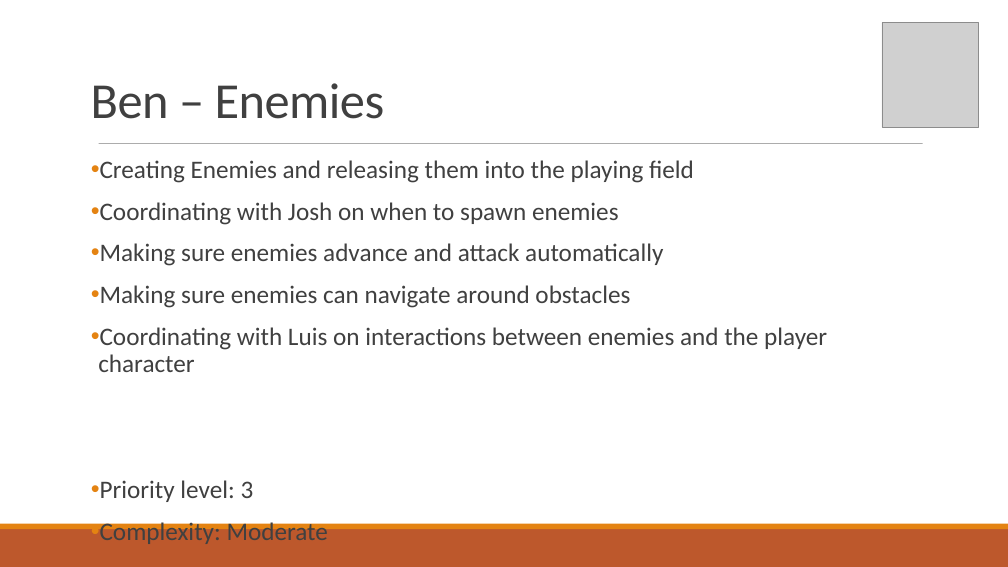
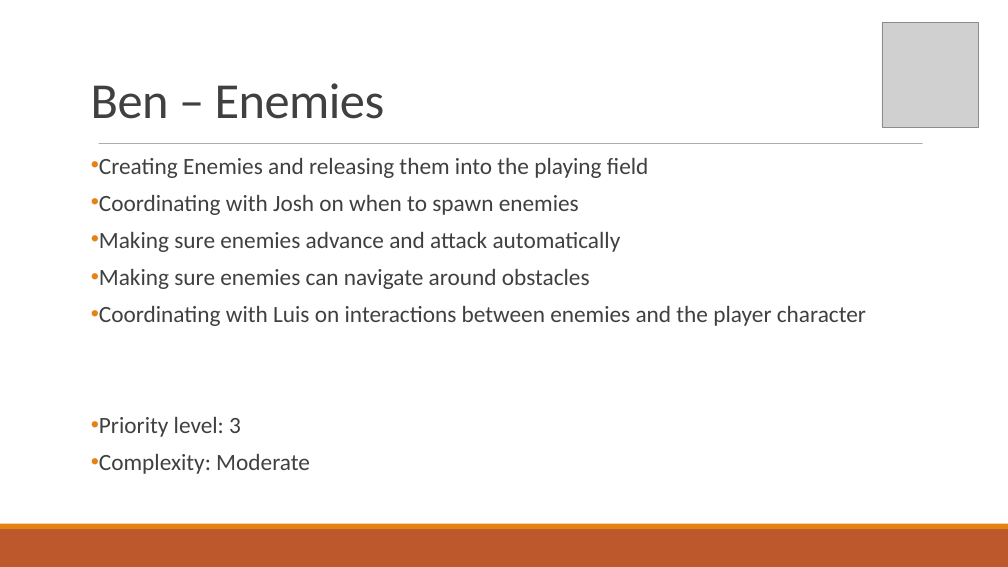
Before and after one commit to Corbono2/Banana-Clone, a slide deck: slide 8 of docs/Debugger.pptx. Drawn at 1008x567 pixels with LibreOffice and Linux fonts; fonts in the diff are those of the drawing; grey boxes stand for pictures. Boxes give left, top, right and bottom in pixels: in the first picture for what was removed or moved away, otherwise in the second. Text is boxed around its words. In the diff, an @@ line names an element or a change of style, - is before the commit and + after.

```diff
--- a/docs/Debugger.pptx
+++ b/docs/Debugger.pptx
@@ text "Creating Enemies and releasing them ..." at (x1=99, y1=158, x2=866, y2=474): size 24 to 22.2 pt; line spacing 0.9 to 0.8 @@
```
Also in this commit, not shown: 2 slides added, 2 other files.
